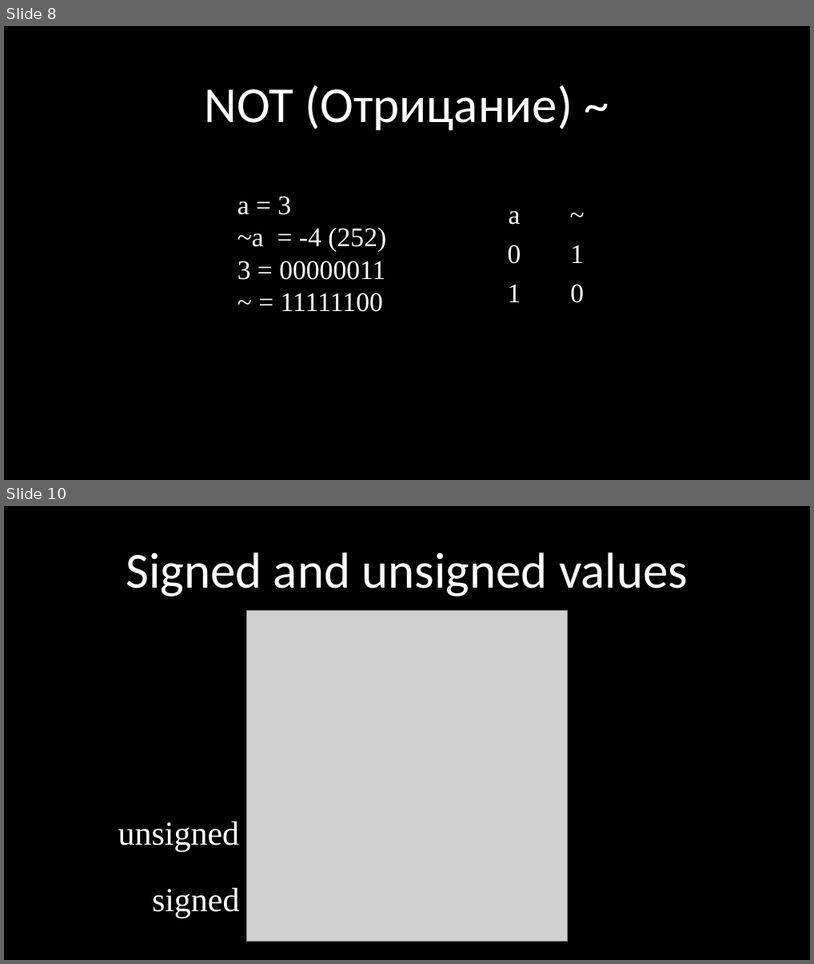
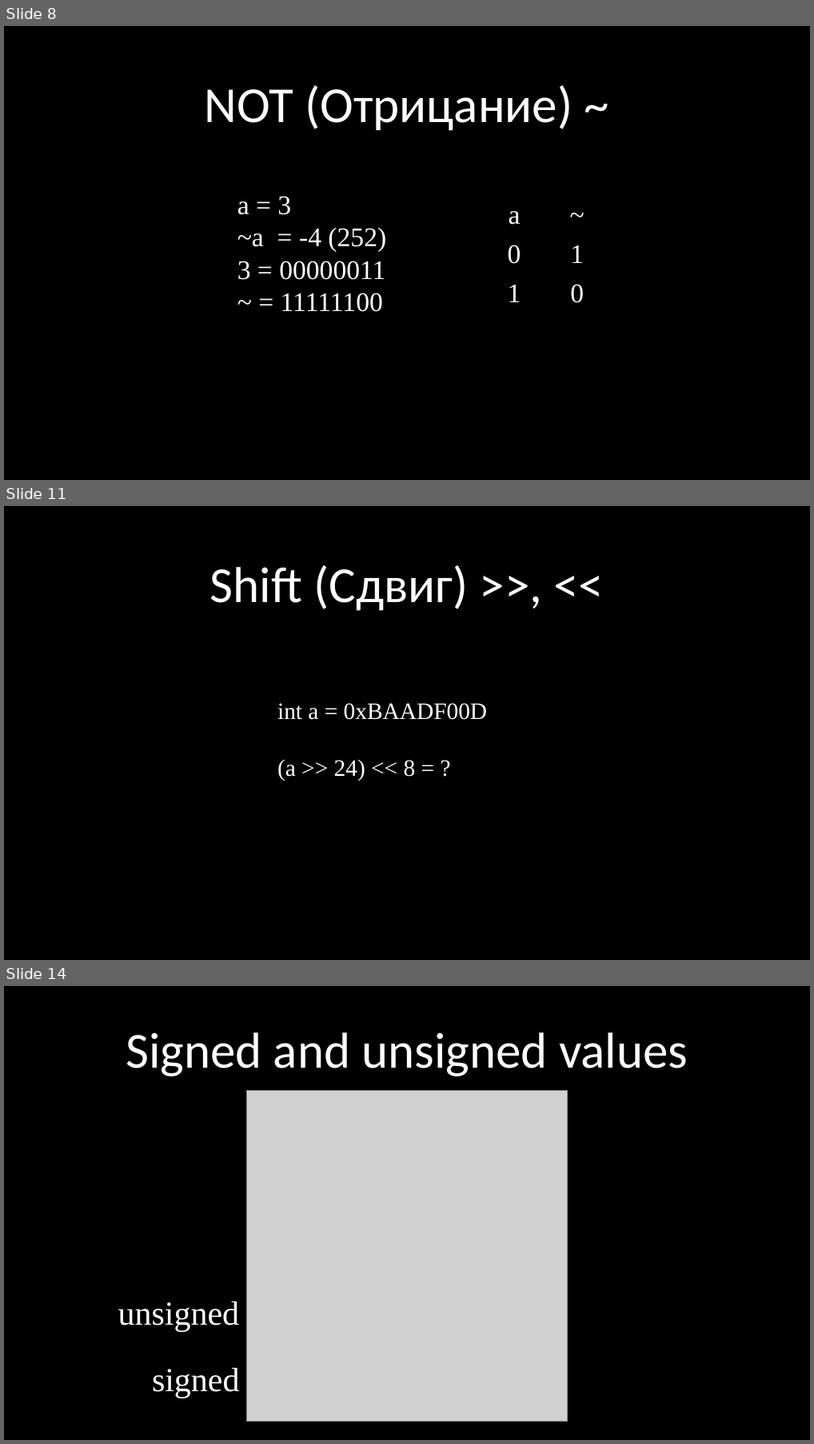
Before and after one commit to kruffka/C-Programming, a slide deck: 2024-2025/slides_pptx/4_bitwise_operations.pptx. Shown one above the other, each under a label of ours: slides 8 and 10 before the commit, slides 8, 11 and 14 after it; the slides between them are not shown. The pictures are 814x964 and 814x1444 pixels, drawn with LibreOffice and Linux fonts; fonts in the diff are those of the drawing; grey boxes stand for pictures. Boxes give left, top, right and bottom in pixels: in the first picture for what was removed or moved away, otherwise in the second. Text is boxed around its words. In the diff, an @@ line names an element or a change of style, - is before the commit and + after.

Commit message:
One more example with bitwise shift

```diff
--- a/2024-2025/slides_pptx/4_bitwise_operations.pptx
+++ b/2024-2025/slides_pptx/4_bitwise_operations.pptx
@@ slide 11 added at (x1=4, y1=506, x2=810, y2=960), background #000000 @@
@@ text added at (x1=210, y1=565, x2=468, y2=611), 60 pt, text #FFFFFF @@
+Shift (Сдвиг) >>, <<
@@ text added at (x1=278, y1=703, x2=487, y2=780), 28 pt, text #FFFFFF @@
+int a = 0xBAADF00D
+(a >> 24) << 8 = ?
@@ what was slide 10 is now slide 14 @@
```
Also in this commit, not shown: 1 slide changed, 3 other slides added, 1 other file.
